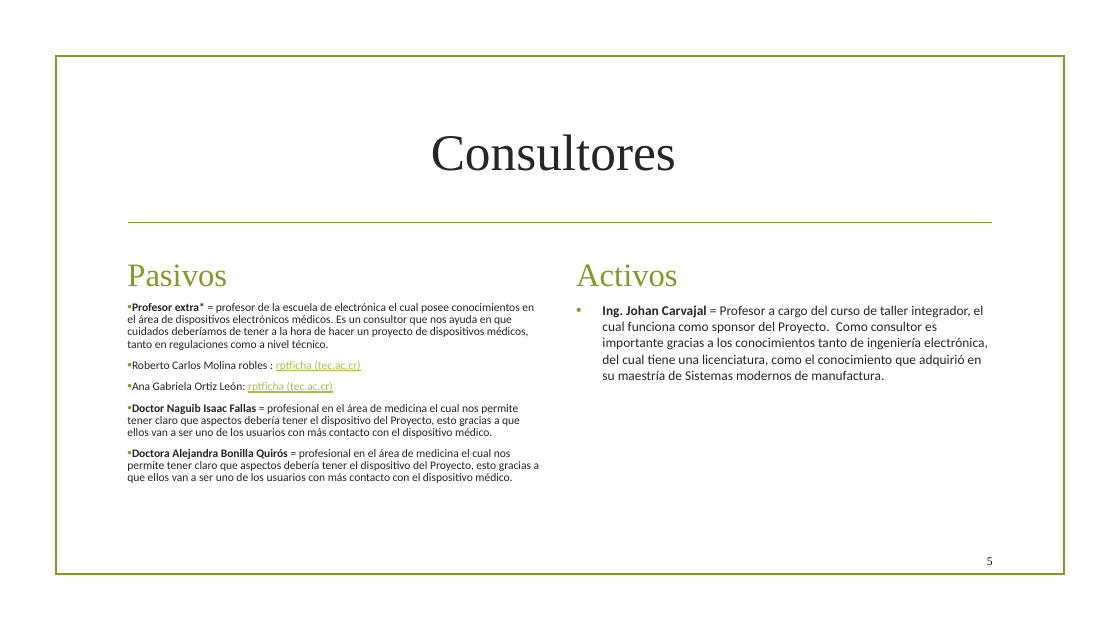
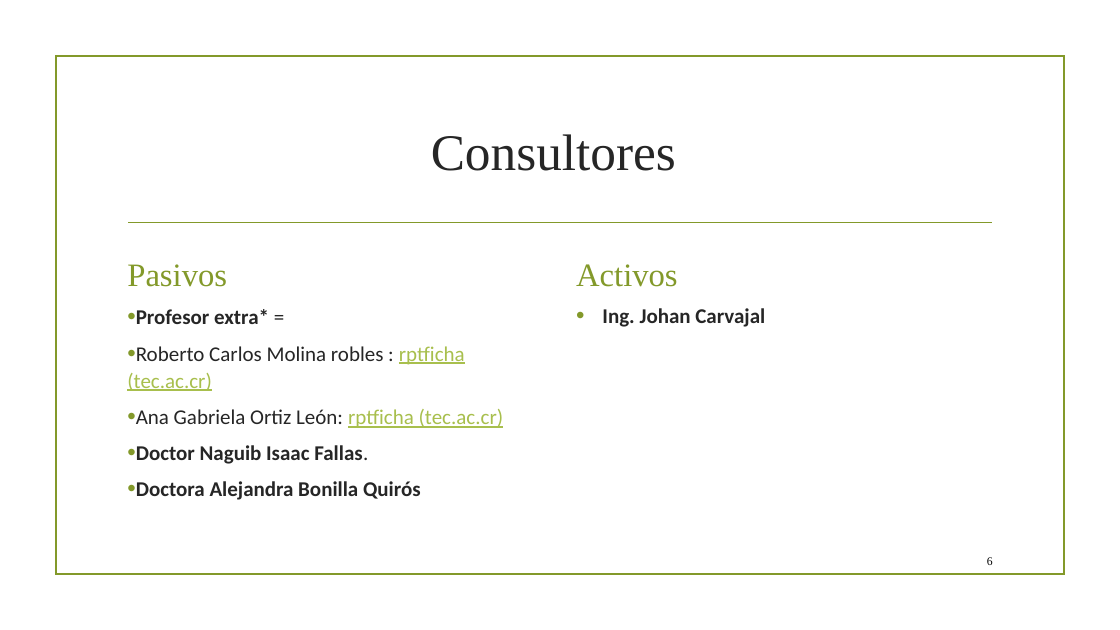
Before and after one commit to Angeloib98/BIATRONIC, a slide deck: slide 6 of Presentación Semana 2.pptx (slide 5 before the commit). Drawn at 1120x630 pixels with LibreOffice and Linux fonts; fonts in the diff are those of the drawing; background and template pictures are left out. Boxes give left, top, right and bottom in pixels: in the first picture for what was removed or moved away, otherwise in the second. Text is boxed around its words. In the diff, an @@ line names an element or a change of style, - is before the commit and + after.

```diff
--- a/Presentación Semana 2.pptx
+++ b/Presentación Semana 2.pptx
@@ text at [136, 309, 269, 324]: text changed; size 9.9 to 18 pt; bold on @@
-• Profesor extra* = profesor de la escuela de electrónica el cual posee conocimientos en el área de dispositivos electrónicos médicos. Es un consultor que nos ayuda en que cuidados deberíamos de tener a la hora de hacer un proyecto de dispositivos médicos, tanto en regulaciones como a nivel técnico.
+• Profesor extra* =
@@ text at [602, 308, 765, 327]: text changed; size 11.6 to 18 pt; bold on @@
-• Ing. Johan Carvajal = Profesor a cargo del curso de taller integrador, el cual funciona como sponsor del Proyecto. Como consultor es importante gracias a los conocimientos tanto de ingeniería electrónica, del cual tiene una licenciatura, como el conocimiento que adquirió en su maestría de Sistemas modernos de manufactura.
+• Ing. Johan Carvajal
@@ text at [127, 346, 504, 428]: size 9.9 to 18 pt in "Roberto Carlos Molina robles : rptficha (tec.ac.cr)", "Ana Gabriela Ortiz León: rptficha (tec.ac.cr)"; line spacing 0.87 to 1.07 @@
@@ text at [136, 445, 421, 500]: text changed; size 9.9 to 18 pt; bold on @@
-• Doctor Naguib Isaac Fallas = profesional en el área de medicina el cual nos permite tener claro que aspectos debería tener el dispositivo del Proyecto, esto gracias a que ellos van a ser uno de los usuarios con más contacto con el dispositivo médico.
-• Doctora Alejandra Bonilla Quirós = profesional en el área de medicina el cual nos permite tener claro que aspectos debería tener el dispositivo del Proyecto, esto gracias a que ellos van a ser uno de los usuarios con más contacto con el dispositivo médico.
+• Doctor Naguib Isaac Fallas.
+• Doctora Alejandra Bonilla Quirós
@@ page number at [987, 557, 993, 565]: text changed @@
-5
+6
```
Also in this commit, not shown: 5 other slides changed, 6 slides added, 2 slides removed.
